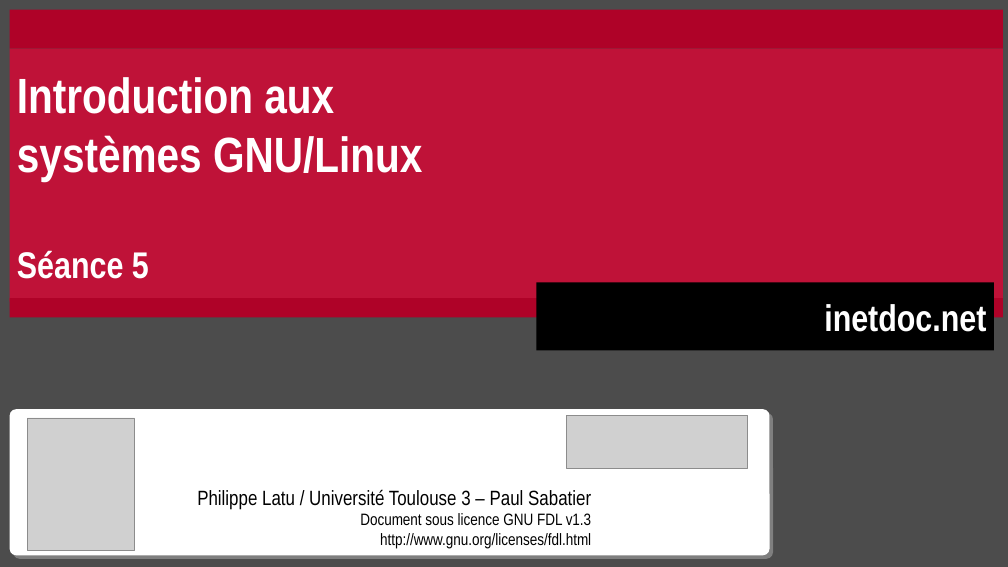
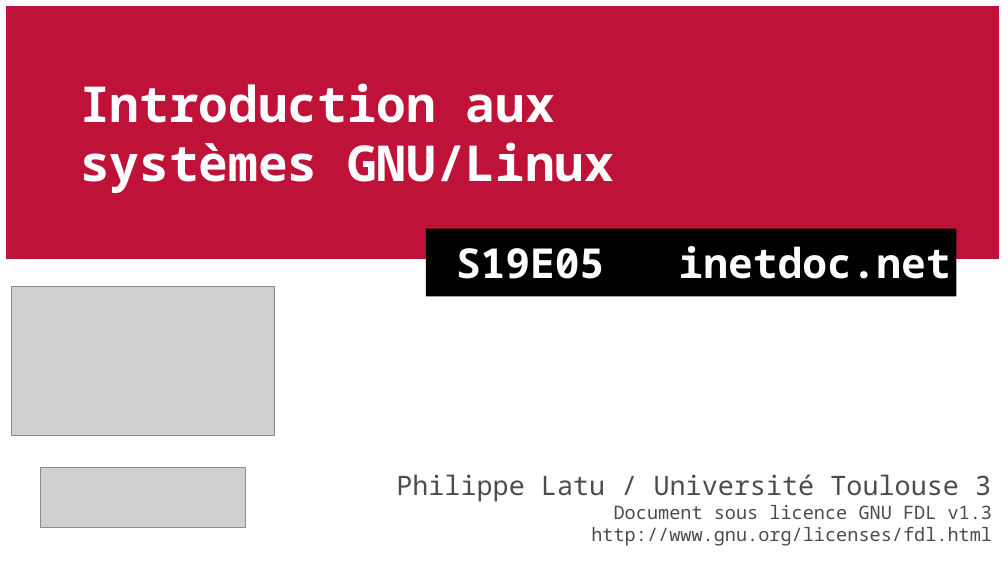
Before and after one commit to platu/inetdoc, a slide deck: slide 1 of presentations/sysadm-base-5/sysadm-base-5.odp. Drawn at 1008x567 pixels with LibreOffice and Linux fonts; fonts in the diff are those of the drawing; grey boxes stand for pictures. Boxes give left, top, right and bottom in pixels: in the first picture for what was removed or moved away, otherwise in the second. Text is boxed around its words. In the diff, an @@ line names an element or a change of style, - is before the commit and + after.

Commit message:
Introduction aux systèmes GNU/Linux
. Édition 2020 de la séance 5
. Révision de la version 2020 de la séance 4
  umask 0027 au lieu de 027

```diff
--- a/presentations/sysadm-base-5/sysadm-base-5.odp
+++ b/presentations/sysadm-base-5/sysadm-base-5.odp
@@ background #4C4C4C to #FFFFFF @@
@@ rectangle "Introduction aux": place and size @@
-rectangle "Introduction aux" at [10,48,1004,301]
+rectangle "Introduction aux" at [6,6,1000,259]
@@ rectangle "Introduction aux" at [6,6,1000,259]: font Arial Narrow to Noto Sans Mono @@
@@ rectangle removed at [10,10,1004,48] @@
@@ rectangle "S19E05 inetdoc.net": place and size @@
-rectangle "S19E05 inetdoc.net" at [537,282,995,350]
+rectangle "S19E05 inetdoc.net" at [426,229,957,296]
@@ text in rectangle at [17,250,149,279]: paragraph removed @@
-Séance 5
@@ text in rectangle at [456,246,951,279]: text changed; size 36 to 40 pt; font Arial Narrow to Noto Sans Mono @@
-inetdoc.net
+S19E05 inetdoc.net
@@ rectangle removed at [10,298,1004,318] @@
@@ picture: place and size @@
-picture at [567,415,748,468]
+picture at [12,287,275,435]
@@ picture: place and size @@
-picture at [27,418,134,551]
+picture at [41,468,246,527]
@@ text "Philippe Latu / Université Toulouse ...": place and size @@
-text "Philippe Latu / Université Toulouse ..." at [10,409,770,555]
+text "Philippe Latu / Université Toulouse ..." at [396,474,993,546]
@@ text "Philippe Latu / Université Toulouse ..." at [396,474,993,546]: vertical alignment bottom to top; fill #FFFFFF to none; shadow off @@
@@ text at [396,474,991,502]: text changed; size 20 to 26 pt; font Arial Narrow to Noto Sans Mono; text colour #000000 to #4C4C4C @@
-Philippe Latu / Université Toulouse 3 – Paul Sabatier
+Philippe Latu / Université Toulouse 3
@@ text at [591,505,993,546]: size 16 to 18 pt, font Arial Narrow to Noto Sans Mono, text colour #000000 to #4C4C4C in "Document sous licence GNU FDL v1.3", "http://www.gnu.org/licenses/fdl.html"; indent changed @@
```
Also in this commit, not shown: 26 other slides changed, 1 other file.
